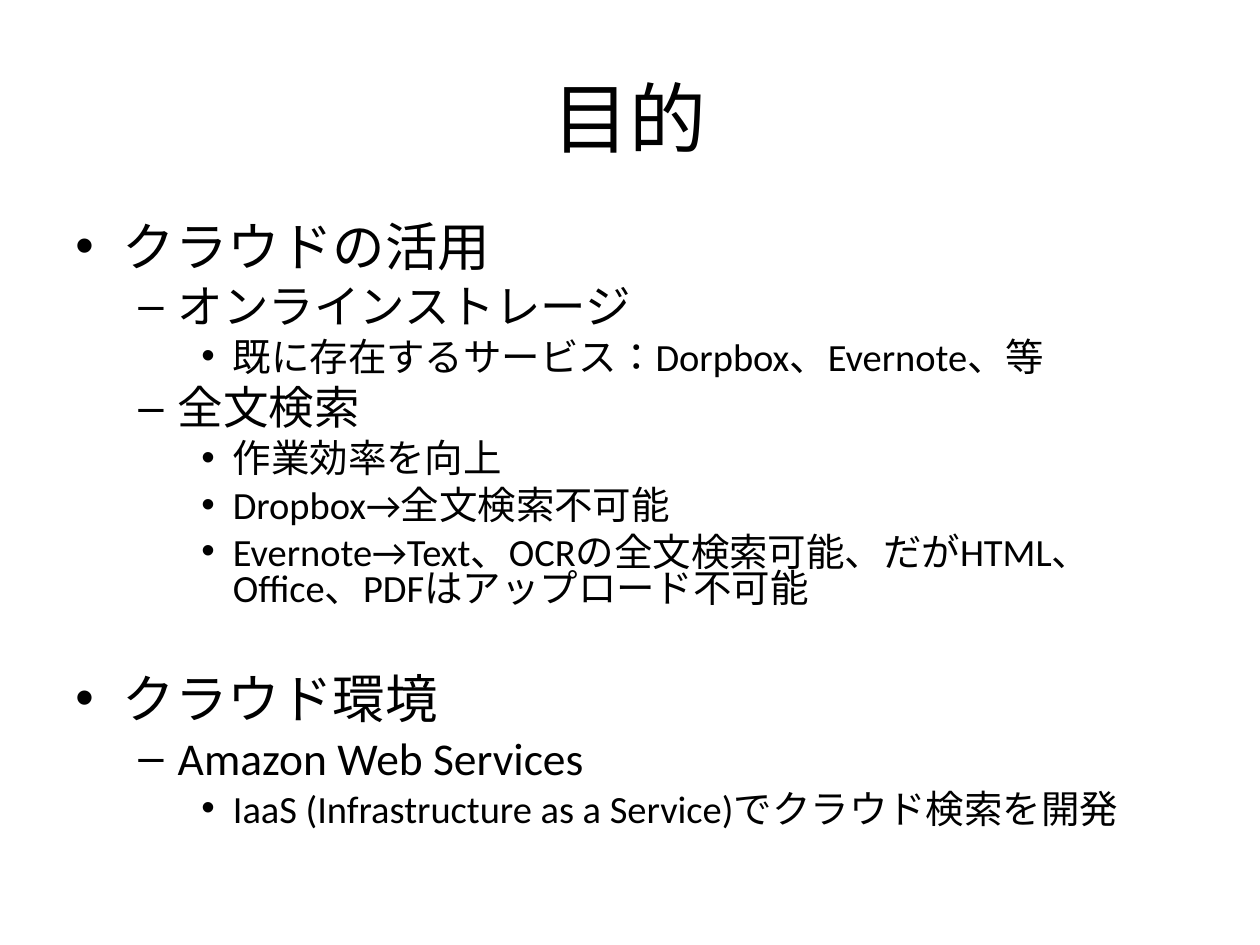
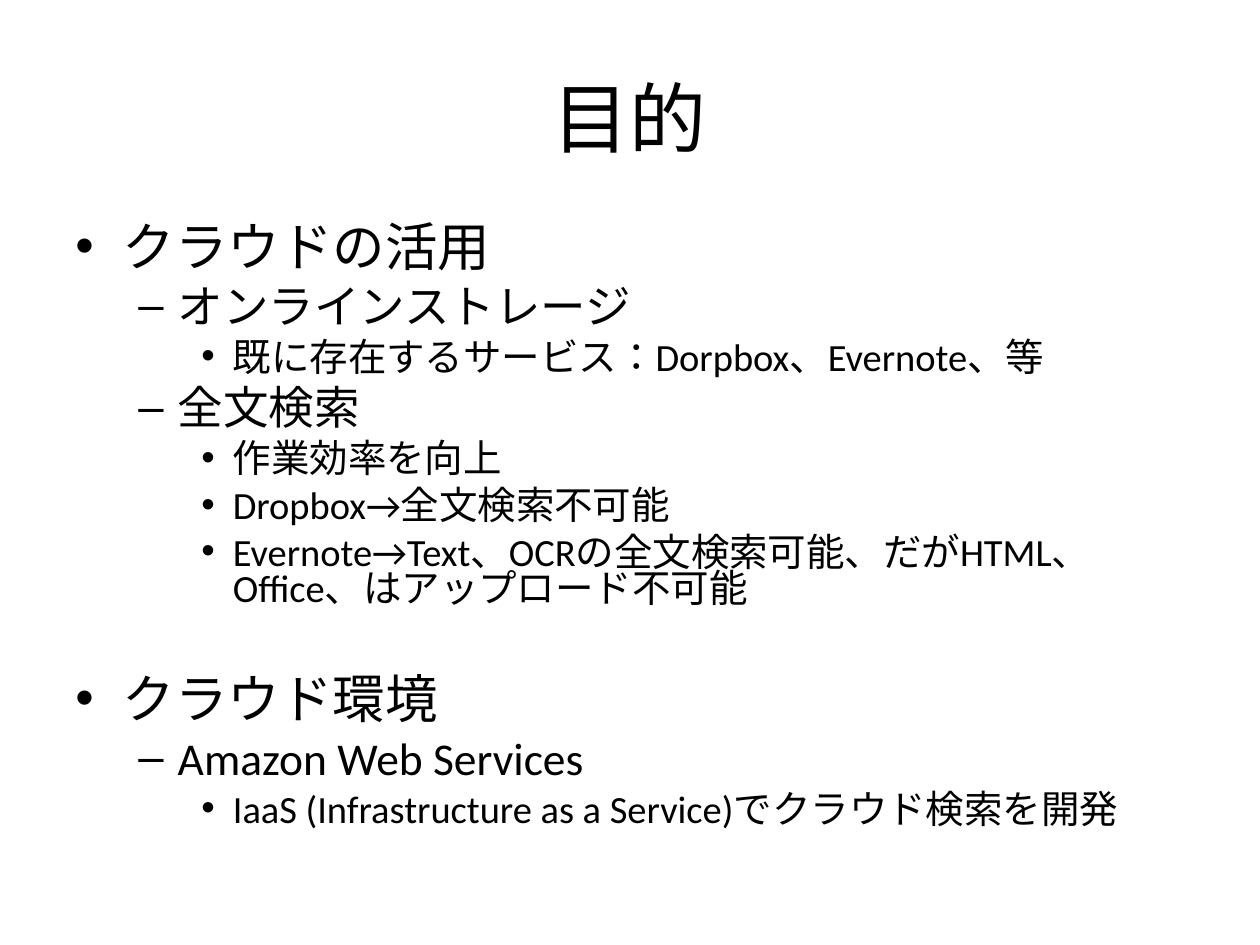
Before and after one commit to yu-icchi/cloud-search-engine, a slide deck: slide 3 of demo/sample.ppt. Drawn at 1260x945 pixels with LibreOffice and Linux fonts; fonts in the diff are those of the drawing. Boxes give left, top, right and bottom in pixels: in the first picture for what was removed or moved away, otherwise in the second. Text is boxed around its words. In the diff, an @@ line names an element or a change of style, - is before the commit and + after.

```diff
--- a/demo/sample.ppt
+++ b/demo/sample.ppt
@@ text at (x1=233, y1=533, x2=1090, y2=605): text changed @@
-    • Evernote→Text、OCRの全文検索可能、だがHTML、Office、PDFはアップロード不可能
+    • Evernote→Text、OCRの全文検索可能、だがHTML、Office、はアップロード不可能
```
Also in this commit, not shown: 2 other slides changed, 17 slides removed, 3 other files.
